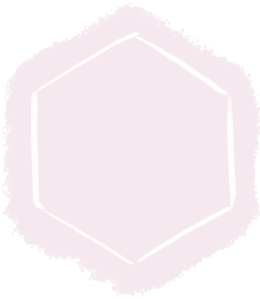
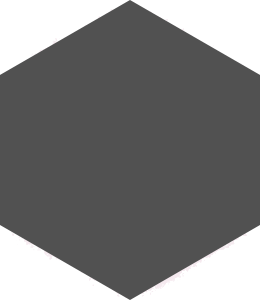
Layered file, before and after one edit (260×300). Changes by layer:
added layer "모양 3" above "모양 2 복사 9" over [0, 0, 260, 300]
